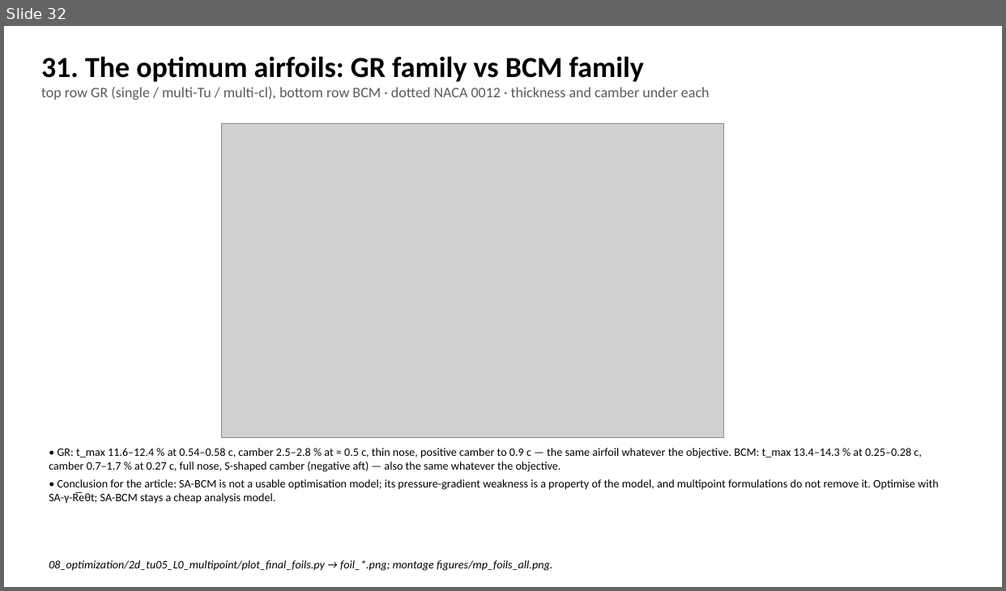
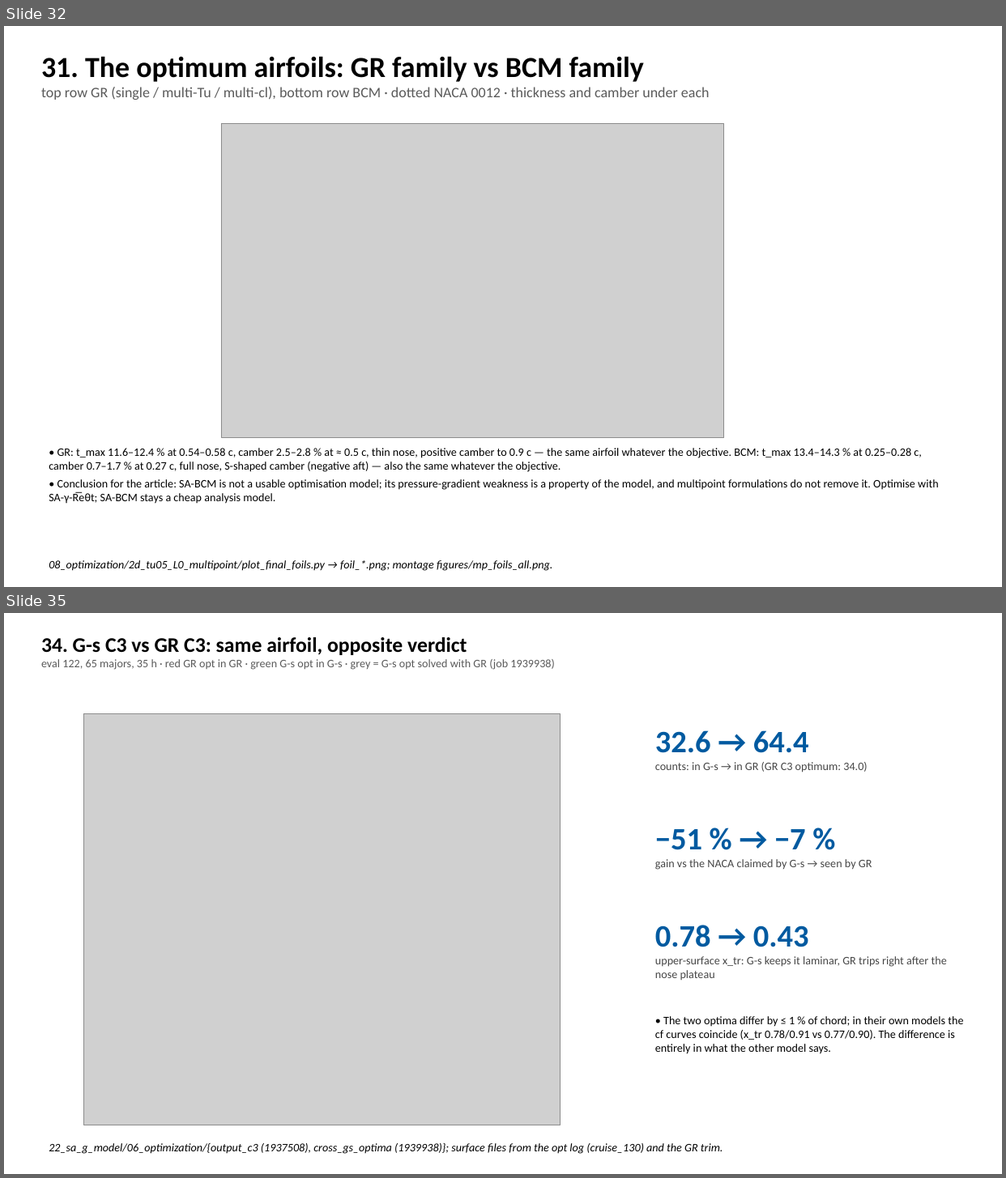
Before and after one commit to PedroCardoso-mdo/adflow, a slide deck: docs/studies/21_c2_branch_campaign/deck/SA-BCM_2D_reruns_and_branches_2026-09-18.pptx. Shown one above the other, each under a label of ours: slide 32 before the commit, slides 32 and 35 after it; the slides between them are not shown. The pictures are 1006x591 and 1006x1178 pixels, drawn with LibreOffice and Linux fonts; fonts in the diff are those of the drawing; grey boxes stand for pictures. Boxes give left, top, right and bottom in pixels: in the first picture for what was removed or moved away, otherwise in the second. Text is boxed around its words. In the diff, an @@ line names an element or a change of style, - is before the commit and + after.

```diff
--- a/docs/studies/21_c2_branch_campaign/deck/SA-BCM_2D_reruns_and_branches_2026-09-18.pptx
+++ b/docs/studies/21_c2_branch_campaign/deck/SA-BCM_2D_reruns_and_branches_2026-09-18.pptx
@@ slide 35 added at (x1=4, y1=613, x2=1002, y2=1174), background #FFFFFF @@
@@ text added at (x1=41, y1=637, x2=554, y2=670), 11 pt, text #5A5A5A @@
+34. G-s C3 vs GR C3: same airfoil, opposite verdict
+eval 122, 65 majors, 35 h · red GR opt in GR · green G-s opt in G-s · grey = G-s opt solved with GR (job 1939938)
@@ picture added at (x1=84, y1=714, x2=560, y2=1126) @@
@@ text added at (x1=655, y1=730, x2=867, y2=773), 11 pt, text #464646 @@
+32.6 → 64.4
+counts: in G-s → in GR (GR C3 optimum: 34.0)
@@ text added at (x1=655, y1=829, x2=872, y2=870), 11 pt, text #464646 @@
+−51 % → −7 %
+gain vs the NACA claimed by G-s → seen by GR
@@ text added at (x1=655, y1=925, x2=947, y2=980), 11 pt, text #464646 @@
+0.78 → 0.43
+upper-surface x_tr: G-s keeps it laminar, GR trips right after the nose plateau
@@ text added at (x1=655, y1=1016, x2=963, y2=1054), 11 pt, text #000000 @@
+• The two optima differ by ≤ 1 % of chord; in their own models the cf curves coincide (x_tr 0.78/0.91 vs 0.77/0.90). The difference is entirely in what the other model says.
@@ text added at (x1=49, y1=1144, x2=723, y2=1154), 11 pt, text #000000, italic @@
+22_sa_g_model/06_optimization/{output_c3 (1937508), cross_gs_optima (1939938)}; surface files from the opt log (cruise_130) and the GR trim.
```
Also in this commit, not shown: 4 slides changed, 1 other slide added, 1 slide removed, 6 other files.
